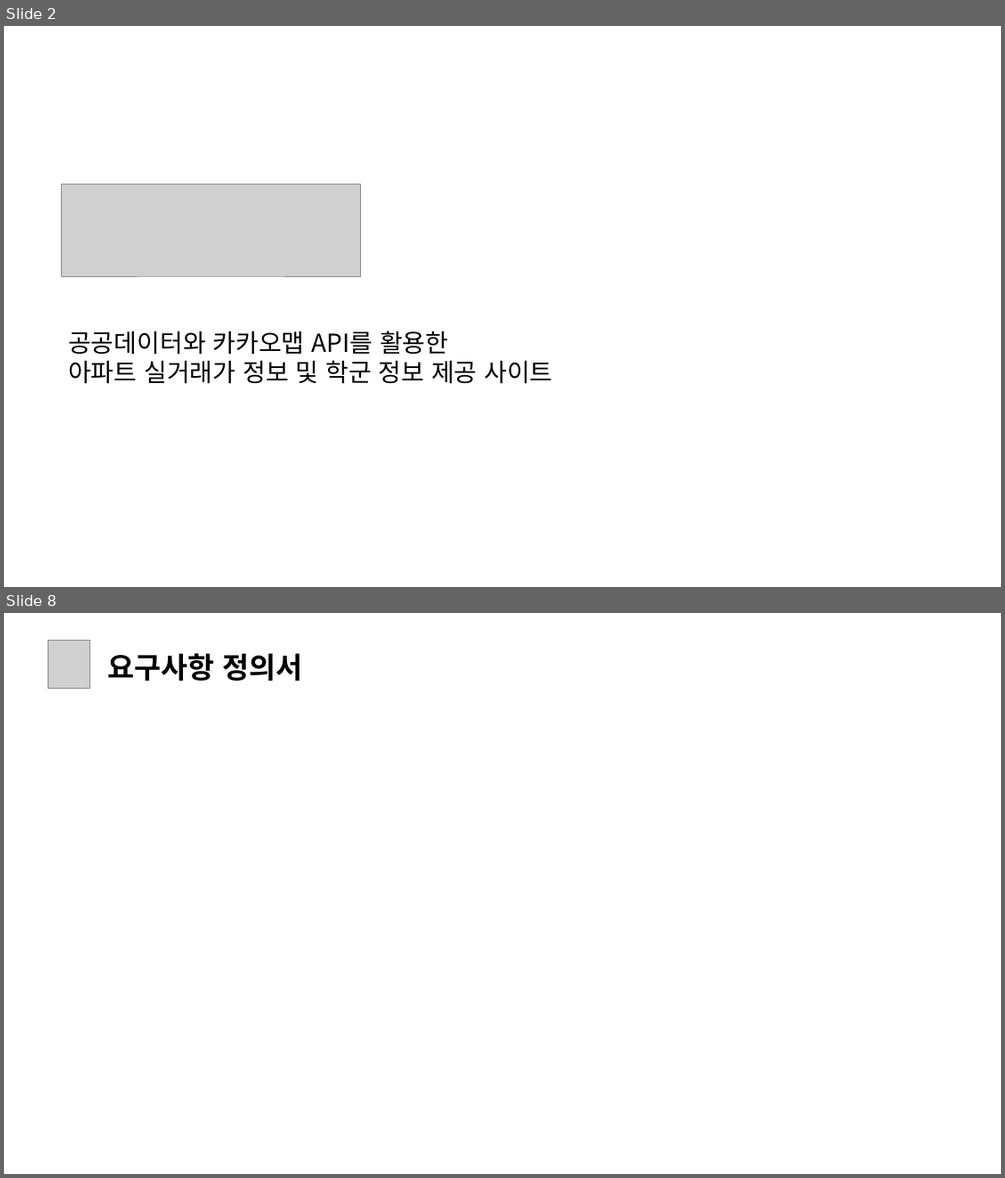
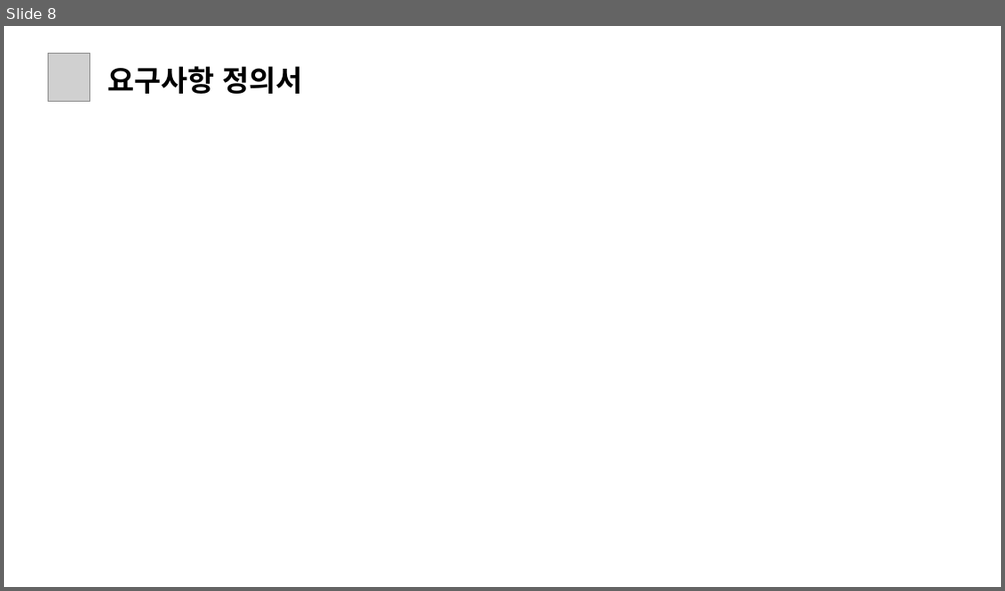
Before and after one commit to daseullll/HappyHouse, a slide deck: happyhouse_광주4반.pptx. Shown one above the other, each under a label of ours: slides 2 and 8 before the commit, slide 8 after it; the slides between them are not shown. The pictures are 1005x1178 and 1005x591 pixels, drawn with LibreOffice and Linux fonts; fonts in the diff are those of the drawing; grey boxes stand for pictures. Boxes give left, top, right and bottom in pixels: in the first picture for what was removed or moved away, otherwise in the second. Text is boxed around its words. In the diff, an @@ line names an element or a change of style, - is before the commit and + after.

```diff
--- a/happyhouse_광주4반.pptx
+++ b/happyhouse_광주4반.pptx
@@ slide 2 removed at box(4, 26, 1001, 587), background #FFFFFF @@
@@ picture removed at box(61, 184, 361, 276) @@
@@ text removed at box(68, 330, 552, 384) @@
-공공데이터와 카카오맵 API를 활용한
-아파트 실거래가 정보 및 학군 정보 제공 사이트
```
Also in this commit, not shown: 9 slides changed, 7 slides added, 3 other slides removed, 8 other files.
